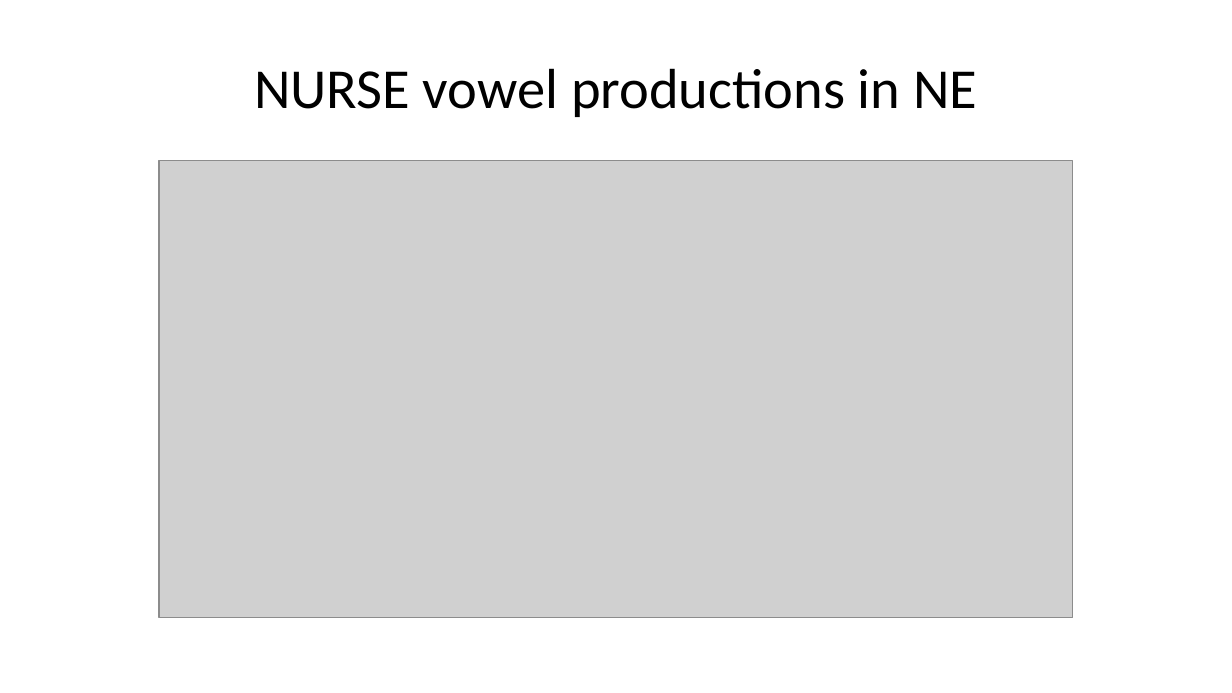
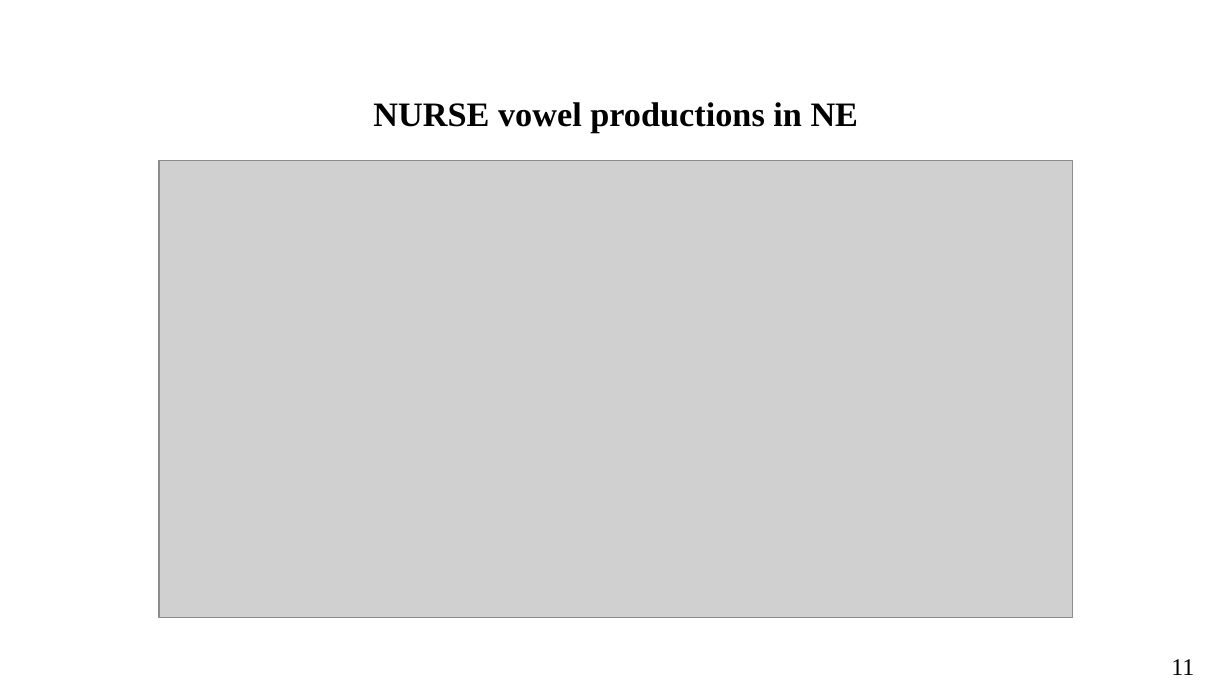
Before and after one commit to ClassOrg-Data-Sci-2024/Computational-mapping-of-NURSE-vowels-in-NE, a slide deck: slide 11 of Presentation.pptx (slide 12 before the commit). Drawn at 1232x693 pixels with LibreOffice and Linux fonts; fonts in the diff are those of the drawing; grey boxes stand for pictures. Boxes give left, top, right and bottom in pixels: in the first picture for what was removed or moved away, otherwise in the second. Text is boxed around its words. In the diff, an @@ line names an element or a change of style, - is before the commit and + after.

```diff
--- a/Presentation.pptx
+++ b/Presentation.pptx
@@ title "NURSE vowel productions in NE" moved from (x1=254, y1=68, x2=977, y2=117) to (x1=373, y1=102, x2=859, y2=133) @@
@@ title "NURSE vowel productions in NE" at (x1=373, y1=102, x2=859, y2=133): size 33 to 20 pt, font Calibri to Times New Roman, bold on @@
@@ text added at (x1=1171, y1=659, x2=1194, y2=675), 14 pt, text #000000 @@
+11
```
Also in this commit, not shown: 22 other slides changed, 1 slide added, 6 slides removed.
